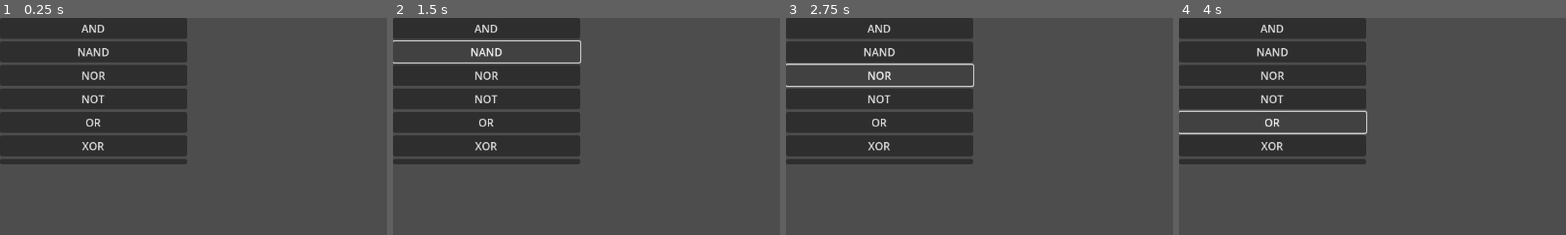
Above: before the commit, frames 1-4 (left to right).
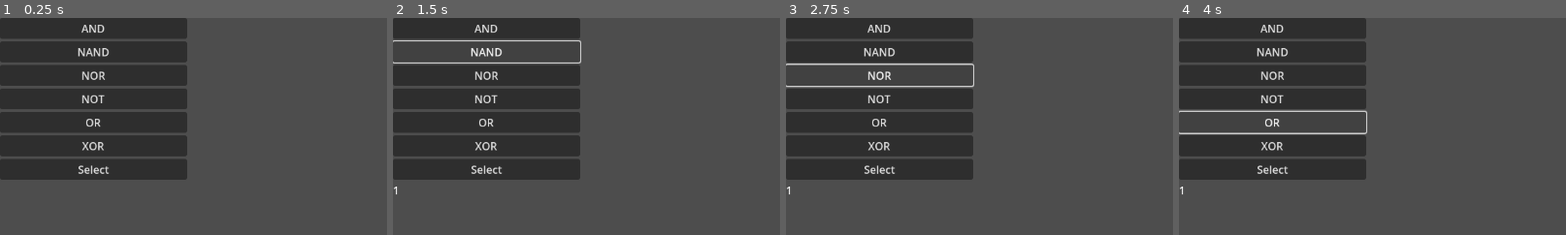
Above: after the commit, the same moments.

Repository: rbessin/Signal-Relay
Game: Godot game, scene res://scenes/main.tscn
Two runs of this game, one before a commit and one after it. Both use one fixed random seed, a clock stepped at 60 frames per second and the inputs below.
Inputs:
- Up to frame 1 (0.25 s): no input
- Up to frame 2 (1.5 s): click "AND" at 0.5 s; click "NAND" at 1.25 s
- Up to frame 3 (2.75 s): click "NOR" at 2 s
- Up to frame 4 (4 s): click "NOT" at 2.75 s; click "OR" at 3.5 s
The pictures show only the part of the screen within x 0-50%, y 0-50%; the shares and areas given below are measured in that part.

The runs differ from the first frame. In frame 1, 3.4% of the frame differs, in the area x 0-49%, y 66-75%; in frame 2, 3.4%, in the area x 0-49%, y 66-82%; in frame 3, 3.4%; in frame 4, 3.4%.

Commit message:
added gate dragging and dropping

Diff:
--- a/scenes/main.tscn
+++ b/scenes/main.tscn
@@ -36,6 +36,10 @@
 
 [node name="Selection" type="Button" parent="Toolbar"]
 layout_mode = 2
+text = "Select"
+
+[node name="Current_Mode" type="Label" parent="Toolbar"]
+layout_mode = 2
 
 [connection signal="pressed" from="Toolbar/ANDButton" to="." method="_select_place" binds= ["AND"]]
 [connection signal="pressed" from="Toolbar/NANDButton" to="." method="_select_place" binds= ["NAND"]]
@@ -43,4 +47,4 @@
 [connection signal="pressed" from="Toolbar/NOTButton" to="." method="_select_place" binds= ["NOT"]]
 [connection signal="pressed" from="Toolbar/ORButton" to="." method="_select_place" binds= ["OR"]]
 [connection signal="pressed" from="Toolbar/XORButton" to="." method="_select_place" binds= ["XOR"]]
-[connection signal="pressed" from="Toolbar/Selection" to="." method="_select_interact"]
+[connection signal="pressed" from="Toolbar/Selection" to="." method="_on_mode_selected" binds= [0]]
--- a/scripts/main.gd
+++ b/scripts/main.gd
@@ -1,8 +1,9 @@
 extends Node2D
 
-# Cursor configurations (mode)
+# Cursor configurations (mode, label)
 enum Mode { INTERACT, PLACE }
 var current_mode: Mode = Mode.INTERACT
+@onready var mode_label: Label = get_node("Toolbar/Current_Mode")
 
 # Gate selection (prefabs, selected, uid counter)
 var gate_prefabs: Dictionary = {
@@ -17,6 +18,14 @@
 var selected_gate_instance: Gate = null  									  # Which gate is selected
 var current_uid: int = 0
 
+# Gate dragging
+var is_dragging: bool = false
+var drag_offset: Vector2
+
+func _process(_delta):
+	if is_dragging and selected_gate_instance != null:
+		selected_gate_instance.global_position = get_global_mouse_position() + drag_offset
+
 func instantiate_gate():
 	if gate_to_place == null: return
 
@@ -30,13 +39,10 @@
 func _select_place(gate_name: String):
 	if gate_name in gate_prefabs:
 		gate_to_place = gate_prefabs[gate_name]
-	current_mode = Mode.PLACE
+	_on_mode_selected(Mode.PLACE)
 	if selected_gate_instance != null:
 		selected_gate_instance.set_selected(false)
 		selected_gate_instance = null
-
-func _select_interact():
-	current_mode = Mode.INTERACT
 
 func _select_gate_instance(gate_instance: Gate):
 	if current_mode == Mode.INTERACT:
@@ -44,6 +50,8 @@
 			selected_gate_instance.set_selected(false)
 		selected_gate_instance = gate_instance
 		gate_instance.set_selected(true)
+		is_dragging = true
+		drag_offset = selected_gate_instance.global_position - get_global_mouse_position()
 
 func delete_gate_instance():
 	selected_gate_instance.queue_free()
@@ -51,20 +59,23 @@
 
 func _on_mode_selected(mode_selection: Mode):
 	current_mode = mode_selection
+	mode_label.text = str(current_mode)
 
 func _generate_uid():
 	current_uid += 1
 	return current_uid
 
 func _unhandled_input(event):
-	if event is InputEventMouseButton:
-		if event.button_index == MOUSE_BUTTON_LEFT and event.pressed:
+	if event is InputEventMouseButton and event.button_index == MOUSE_BUTTON_LEFT:
+		if event.pressed:
 			if current_mode == Mode.PLACE:
 				instantiate_gate()
 			elif current_mode == Mode.INTERACT:
 				if selected_gate_instance != null:
 					selected_gate_instance.set_selected(false)
 					selected_gate_instance = null
+		if not event.pressed:
+			is_dragging = false
 	if event is InputEventKey:
 		if (event.keycode == KEY_BACKSPACE or event.keycode == KEY_DELETE) and event.pressed:
 			if current_mode == Mode.INTERACT:
